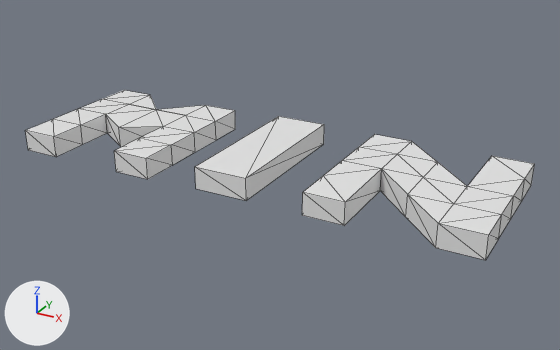
The OBJ model models/helpers/min.obj, before and after one commit.
Before and after are seen from a camera (50 mm lens) standing at (2.34, -3.86, 1.86) and looking at (0.21, 0.01, -0.08). Arrows for +X, +Y and +Z are at lower left; the lights stay in place. Mesh edges are drawn as thin lines. Where no turn or scale is listed for an object, it has been applied to the vertices.

In view in the first picture: 'min'.
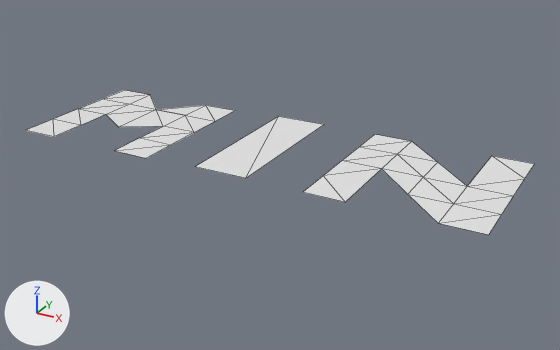
Boxes (x1, y1, x2, y2) around the edits, measured in the pictures (560 x 350 px):
'min', reshaped (15% shorter)
    before: (25, 90, 534, 260)
    after: (26, 90, 534, 235)
part 1 of me_min, deleted
    before: (302, 165, 534, 260)
part 2 of me_min, deleted
    before: (25, 111, 324, 201)

What changed in the scene script:
```text
Change me_min:
    used by ob_min; location = (0.0, 0.0, 0.0)
    remove me_min.from_pydata(...)  # 96 vertices, 180 faces; spans x -1.41..1.63, y -0.5..0.51, z -0.05..0.1
    add me_min.from_pydata(...)  # 48 vertices, 48 faces; spans x -1.41..1.63, y -0.5..0.51, z 0.09..0.1
    me_min part 1
    21 vertices are removed from x 0.63..1.63, y -0.5..0.5, z -0.04
    58 faces are deleted
    me_min part 2
    27 vertices are removed from x -1.41..0.27, y -0.49..0.51, z -0.05..-0.04
    74 faces are deleted
```
